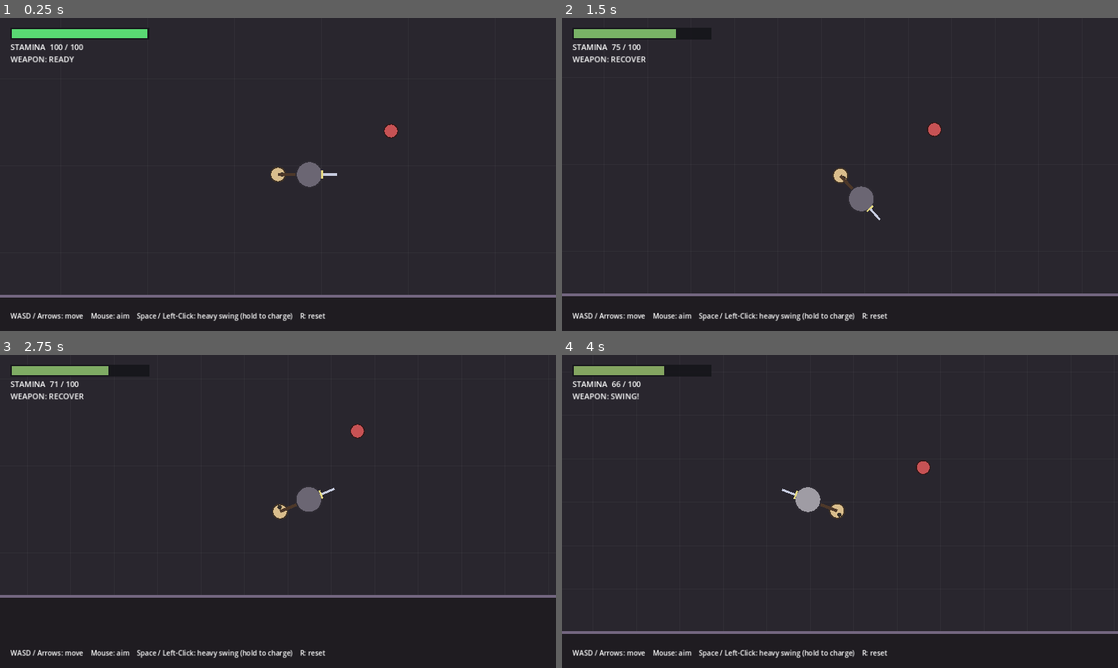
Above: before the commit, frames 1-4 (two rows, left to right).
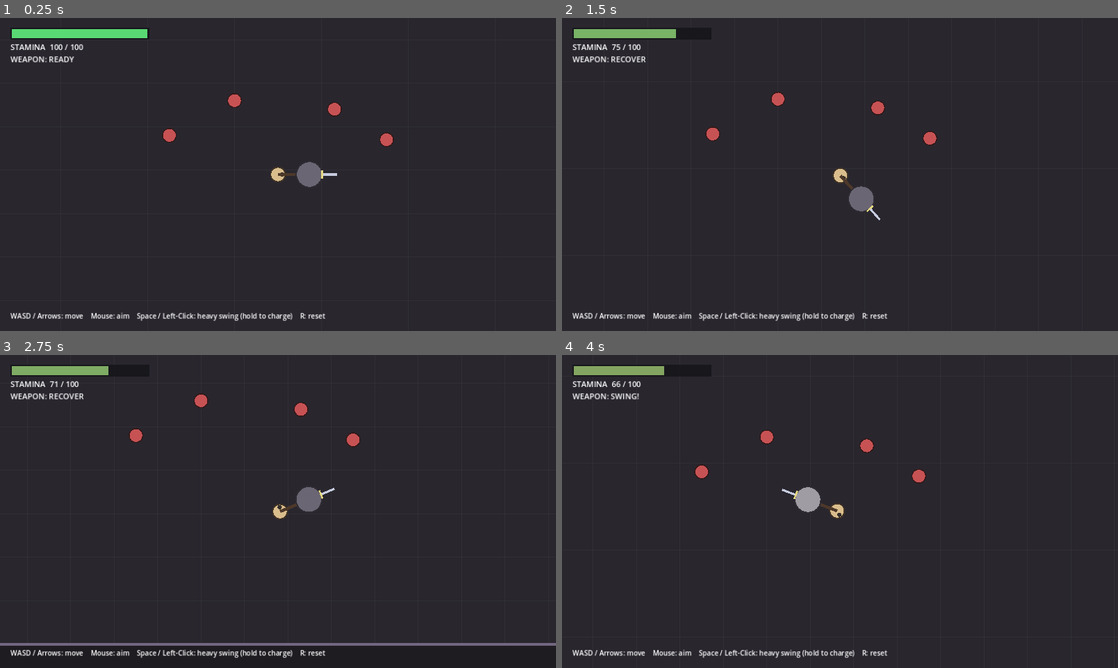
Above: after the commit, the same moments.

Repository: DD-Ching/arthur-stone-weapon-system
Game: Godot game, scene res://scenes/Arena.tscn
Two runs of this game, one before a commit and one after it. Both use one fixed random seed, a clock stepped at 60 frames per second and the inputs below.
Inputs (mouse positions are in pixels of both pictures, inside the frame that each line leads up to):
- Up to frame 1 (0.25 s): no input
- Up to frame 2 (1.5 s): tap Enter at 0.5 s; move the mouse to (962, 158) at 0.52 s; hold D (move_right) 0.53-1.28 s; tap Space (attack) at 0.6, 1.35 s; move the mouse to (728, 190) at 1.27 s; hold S (move_down) from 1.28 s (still down)
- Up to frame 3 (2.75 s): move the mouse to (333, 442) at 2.02 s; release S (move_down) at 2.03 s; hold D (move_right) from 2.03 s (still down); tap Space (attack) at 2.1 s
- Up to frame 4 (4 s): move the mouse to (812, 574) at 2.77 s; release D (move_right) at 2.78 s; hold W (move_up) 2.78-3.53 s; tap Space (attack) at 2.85, 3.6 s; move the mouse to (1006, 558) at 3.52 s; hold A (move_left) from 3.53 s (still down)

The runs differ from the first frame. In frame 1, 1.2% of the frame differs, in the area x 0-100%, y 24-91%; in frame 2, 1.2%; in frame 3, 2.1%, in the area x 0-100%, y 12-93%; in frame 4, 1.2%.

Commit message:
fix: frame all four target dummies around Arthur on spawn
Arthur previously spawned with most dummies above the viewport, so only one target was visible on smaller windows. Recompose so all four frame around him for a clear first impression.

Co-Authored-By: Claude Opus 4.8 (1M context) <noreply@anthropic.com>

Diff:
--- a/scenes/Arena.tscn
+++ b/scenes/Arena.tscn
@@ -33,18 +33,18 @@
 shape = SubResource("wall_v")
 
 [node name="Arthur" parent="." instance=ExtResource("2_arthur")]
-position = Vector2(0, 220)
+position = Vector2(0, 110)
 
 [node name="TargetDummy" parent="." instance=ExtResource("3_dummy")]
-position = Vector2(-300, -160)
+position = Vector2(-250, 20)
 
 [node name="TargetDummy2" parent="." instance=ExtResource("3_dummy")]
-position = Vector2(320, -200)
+position = Vector2(250, 30)
 
 [node name="TargetDummy3" parent="." instance=ExtResource("3_dummy")]
-position = Vector2(0, -320)
+position = Vector2(-100, -60)
 
 [node name="TargetDummy4" parent="." instance=ExtResource("3_dummy")]
-position = Vector2(260, 120)
+position = Vector2(130, -40)
 
 [node name="Hud" parent="." instance=ExtResource("4_hud")]
